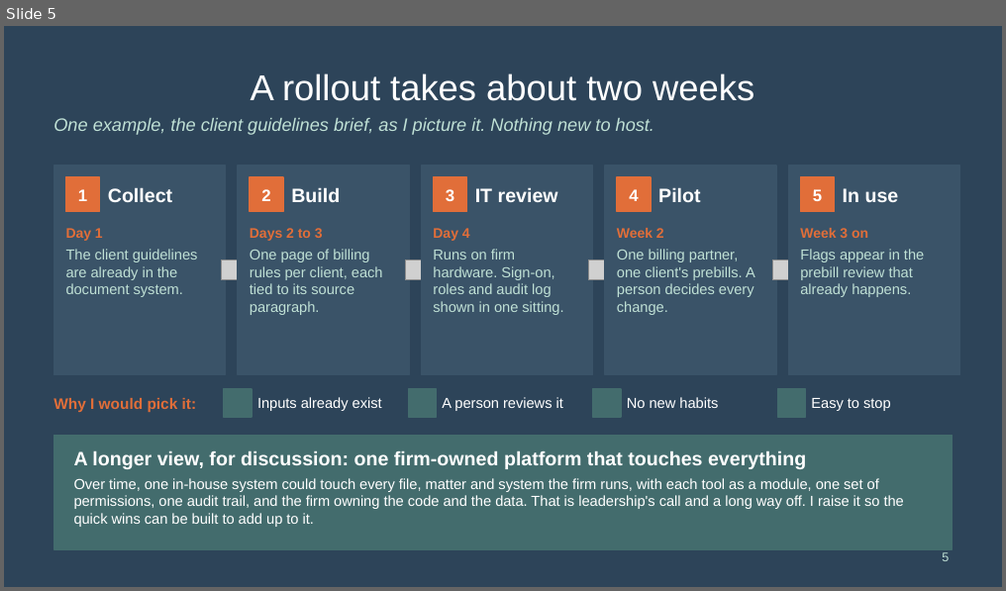
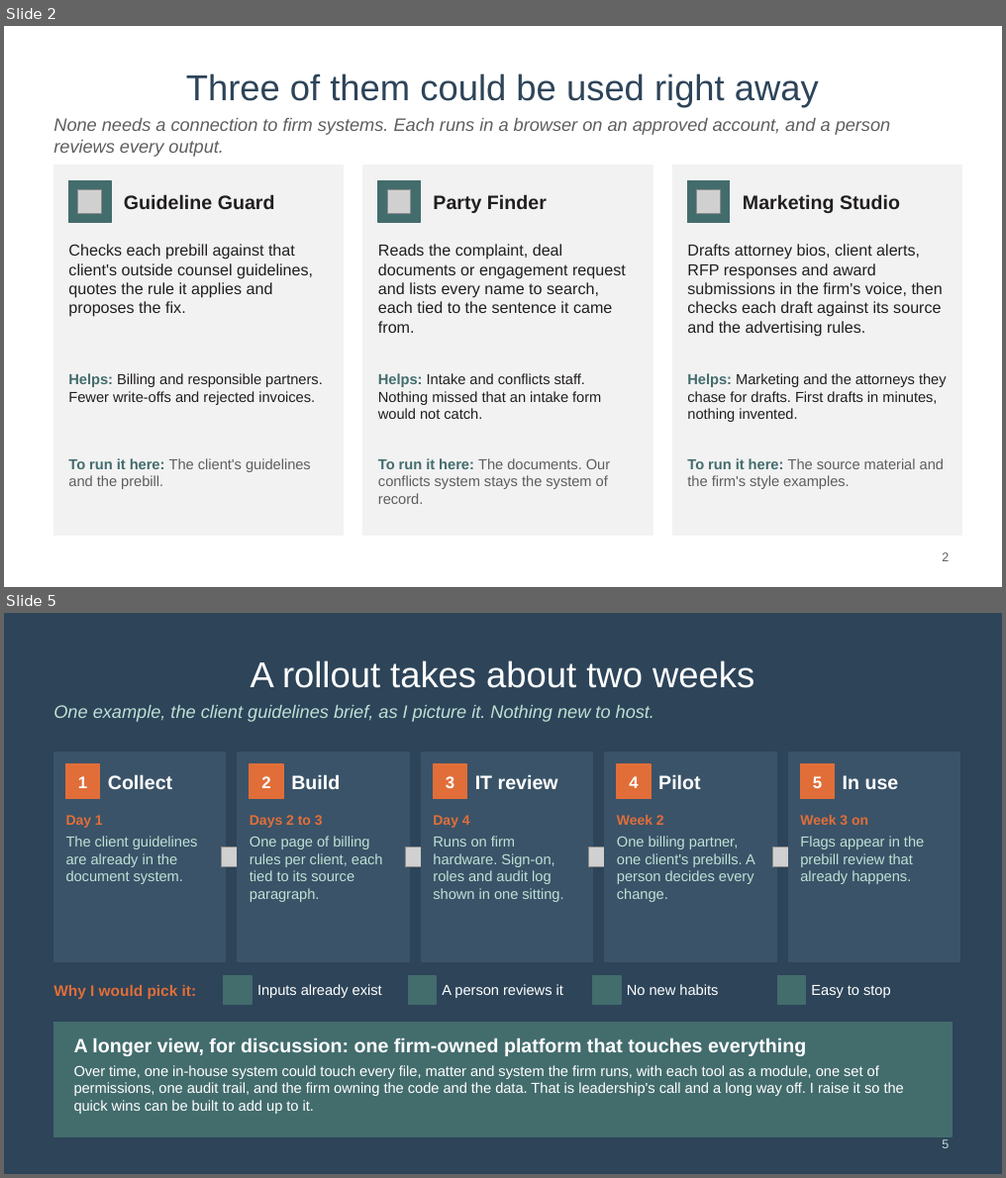
Before and after one commit to mylesparslow-collab/legal-portfolio, a slide deck: downloads/AI-ideas-Myles-Parslow.pptx. Shown one above the other, each under a label of ours: slide 5 before the commit, slides 2 and 5 after it; the slides between them are not shown. The pictures are 1006x591 and 1006x1178 pixels, drawn with LibreOffice and Linux fonts; fonts in the diff are those of the drawing; grey boxes stand for pictures; background and template pictures are left out. Boxes give left, top, right and bottom in pixels: in the first picture for what was removed or moved away, otherwise in the second. Text is boxed around its words. In the diff, an @@ line names an element or a change of style, - is before the commit and + after.

```diff
--- a/downloads/AI-ideas-Myles-Parslow.pptx
+++ b/downloads/AI-ideas-Myles-Parslow.pptx
@@ slide 2 added at bbox=[4, 26, 1002, 587], background #FFFFFF @@
@@ title added at bbox=[186, 74, 819, 107], 26 pt, text #2D4459 @@
+Three of them could be used right away
@@ text added at bbox=[54, 118, 891, 157], 13 pt, text #5E5E5E, italic @@
+None needs a connection to firm systems. Each runs in a browser on an approved account, and a person reviews every output.
@@ rectangle added at bbox=[54, 166, 344, 535], fill #F2F2F2, outline #F2F2F2 1 pt @@
@@ rectangle added at bbox=[363, 166, 652, 535], fill #F2F2F2, outline #F2F2F2 1 pt @@
@@ rectangle added at bbox=[672, 166, 962, 535], fill #F2F2F2, outline #F2F2F2 1 pt @@
@@ rectangle added at bbox=[69, 180, 111, 223], fill #436C6D, outline #436C6D 1 pt @@
@@ picture added at bbox=[78, 189, 102, 214] @@
@@ text added at bbox=[124, 194, 275, 209], 14 pt, text #211E1F, bold @@
+Guideline Guard
@@ rectangle added at bbox=[378, 180, 420, 223], fill #436C6D, outline #436C6D 1 pt @@
@@ picture added at bbox=[387, 189, 411, 214] @@
@@ text added at bbox=[433, 194, 547, 213], 14 pt, text #211E1F, bold @@
+Party Finder
@@ rectangle added at bbox=[687, 180, 730, 223], fill #436C6D, outline #436C6D 1 pt @@
@@ picture added at bbox=[697, 189, 721, 214] @@
@@ text added at bbox=[743, 194, 900, 213], 14 pt, text #211E1F, bold @@
+Marketing Studio
@@ text added at bbox=[68, 244, 313, 317], 11.5 pt, text #211E1F @@
+Checks each prebill against that client's outside counsel guidelines, quotes the rule it applies and proposes the fix.
@@ text added at bbox=[378, 244, 626, 333], 11.5 pt, text #211E1F @@
+Reads the complaint, deal documents or engagement request and lists every name to search, each tied to the sentence it came from.
@@ text added at bbox=[687, 244, 943, 337], 11.5 pt, text #211E1F @@
+Drafts attorney bios, client alerts, RFP responses and award submissions in the firm's voice, then checks each draft against its source and the advertising rules.
@@ text added at bbox=[68, 373, 323, 405], 10.5 pt, text #211E1F @@
+Helps: Billing and responsible partners. Fewer write-offs and rejected invoices.
@@ text added at bbox=[378, 373, 601, 419], 10.5 pt, text #211E1F @@
+Helps: Intake and conflicts staff. Nothing missed that an intake form would not catch.
@@ text added at bbox=[687, 373, 946, 422], 10.5 pt, text #211E1F @@
+Helps: Marketing and the attorneys they chase for drafts. First drafts in minutes, nothing invented.
@@ text added at bbox=[68, 459, 311, 489], 10.5 pt, text #5E5E5E @@
+To run it here: The client's guidelines and the prebill.
@@ text added at bbox=[378, 459, 610, 504], 10.5 pt, text #5E5E5E @@
+To run it here: The documents. Our conflicts system stays the system of record.
@@ text added at bbox=[687, 459, 944, 489], 10.5 pt, text #5E5E5E @@
+To run it here: The source material and the firm's style examples.
@@ page number added at bbox=[942, 553, 948, 562], 9 pt, text #5E5E5E @@
+2
```
Also in this commit, not shown: 3 slides changed, 1 slide removed.
